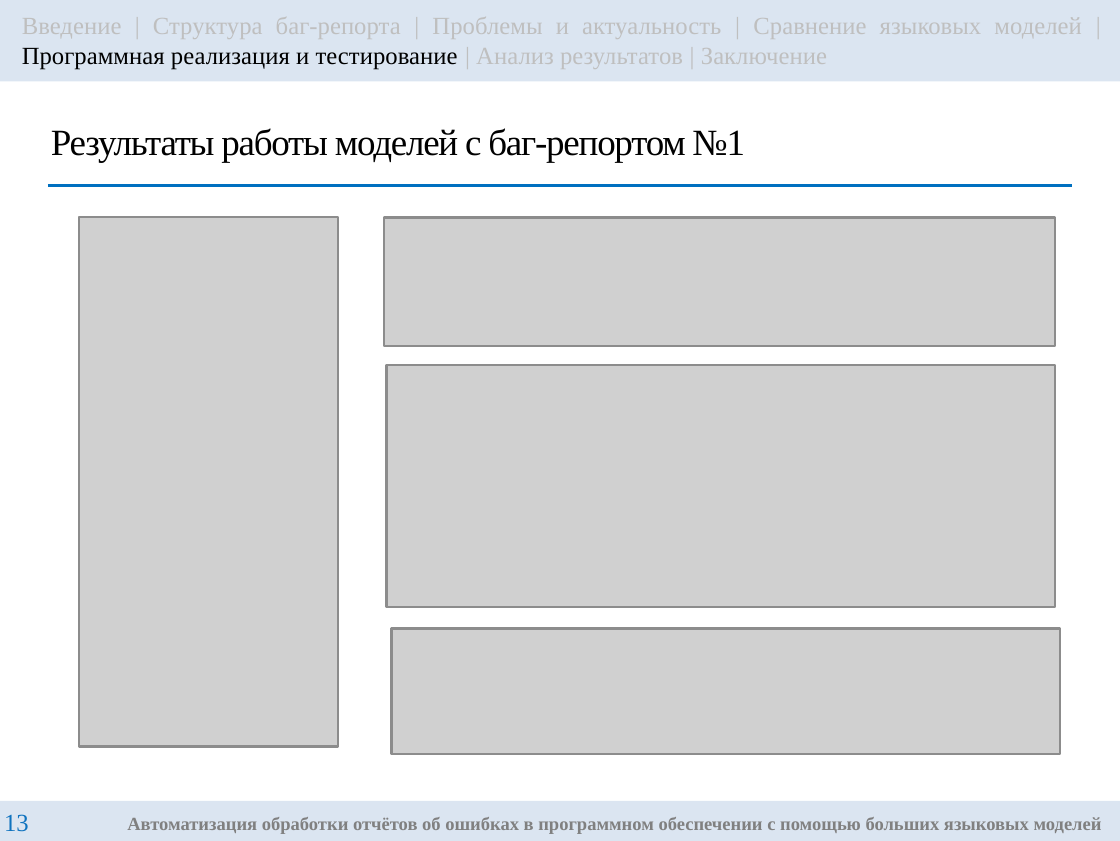
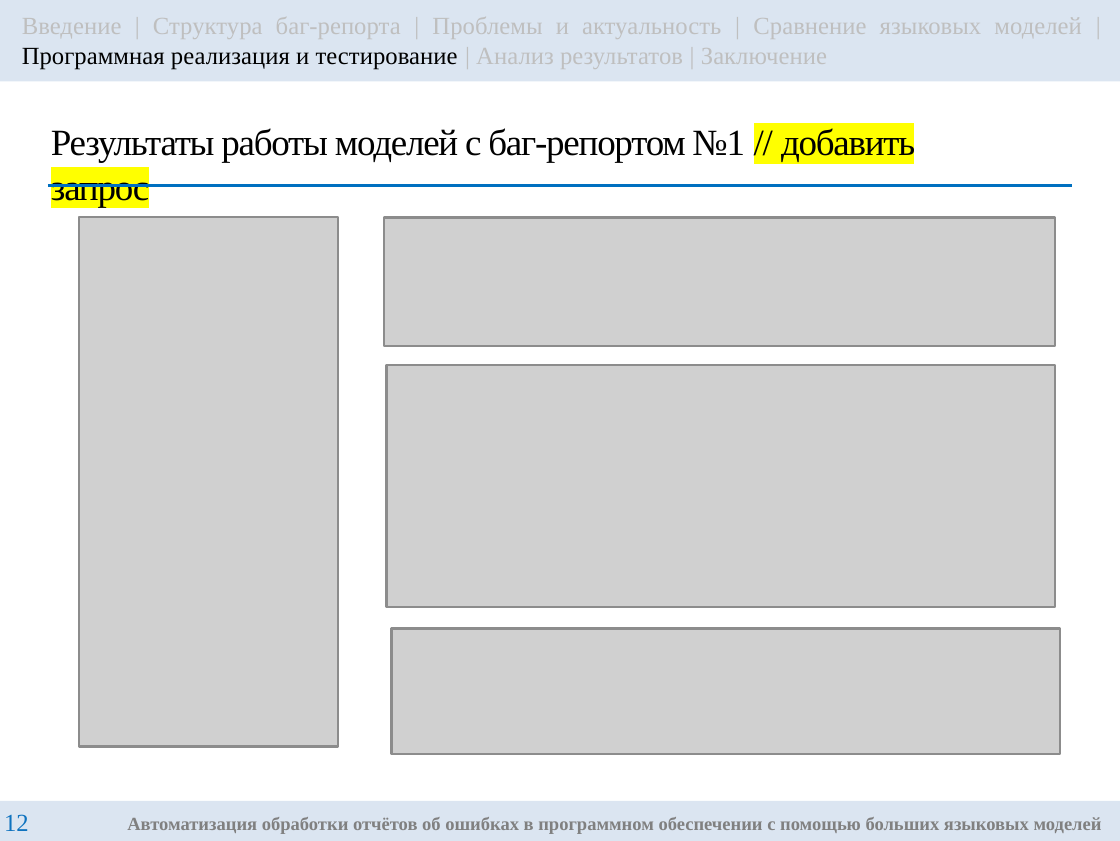
Before and after one commit to g3ntIeman/VKR_Gunko_Nikita, a slide deck: slide 12 of masters/ВКР/Презентация/GunkoNM_RK6-42M_Presentation.pptx (slide 13 before the commit). Drawn at 1120x841 pixels with LibreOffice and Linux fonts; fonts in the diff are those of the drawing; grey boxes stand for pictures. Boxes give left, top, right and bottom in pixels: in the first picture for what was removed or moved away, otherwise in the second. Text is boxed around its words. In the diff, an @@ line names an element or a change of style, - is before the commit and + after.

```diff
--- a/masters/ВКР/Презентация/GunkoNM_RK6-42M_Presentation.pptx
+++ b/masters/ВКР/Презентация/GunkoNM_RK6-42M_Presentation.pptx
@@ title at [51, 127, 915, 207]: text changed @@
-Результаты работы моделей с баг-репортом №1
+Результаты работы моделей с баг-репортом №1 // добавить запрос
@@ page number at [4, 814, 28, 831]: text changed @@
-13
+12
```
Also in this commit, not shown: 5 other slides changed, 2 slides removed.
